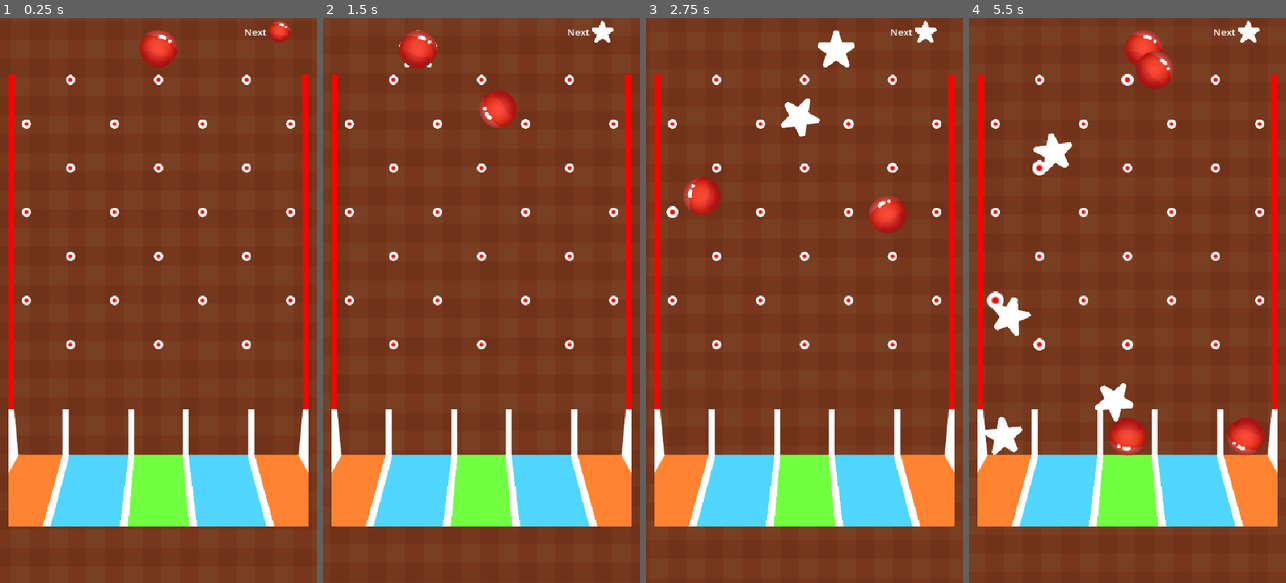
Above: before the commit, frames 1-4 (left to right).
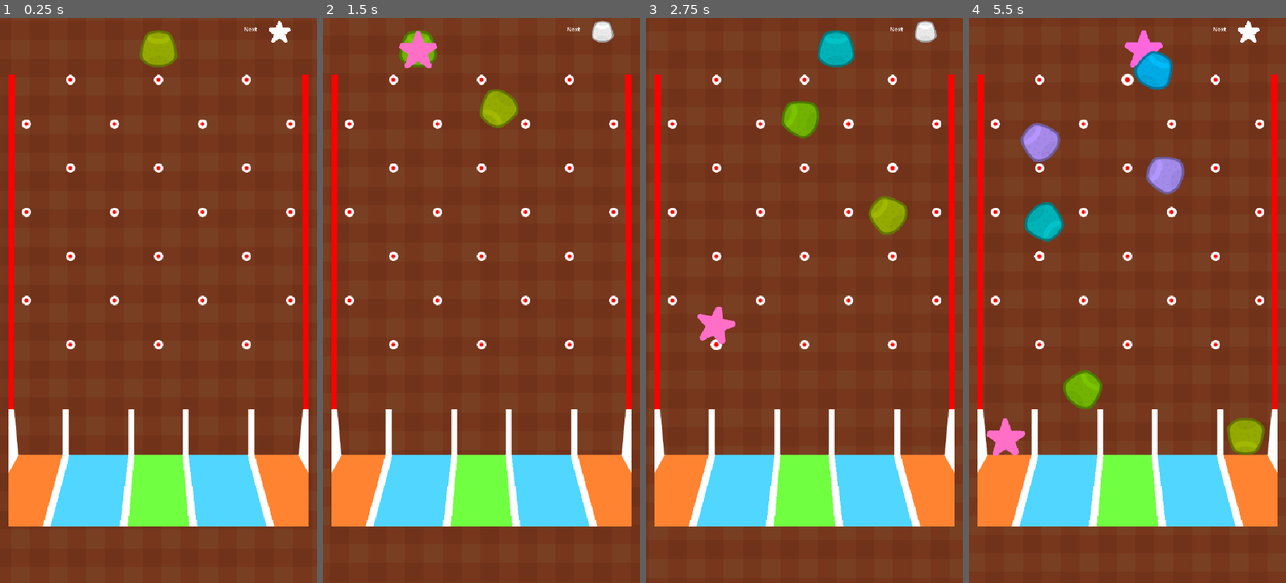
Above: after the commit, the same moments.

Repository: dairycultist/cutie-candy-dropper
Game: Godot game, scene res://scene.tscn
The game is run twice, just before and just after one commit, with the same random seed, the same clock (stepped at 60 frames per second) and the same inputs.
Inputs (mouse positions are in pixels of both pictures, inside the frame that each line leads up to):
- Up to frame 1 (0.25 s): no input
- Up to frame 2 (1.5 s): tap Enter at 0.5 s; move the mouse to (551, 272) at 0.52 s; click (551, 272) at 0.6 s; move the mouse to (418, 328) at 1.27 s; click (418, 328) at 1.35 s
- Up to frame 3 (2.75 s): move the mouse to (836, 176) at 2.02 s; click (836, 176) at 2.1 s
- Up to frame 4 (5.5 s): move the mouse to (1111, 413) at 2.77 s; click (1111, 413) at 2.85 s; move the mouse to (1222, 385) at 3.52 s; click (1222, 385) at 3.6 s; move the mouse to (1032, 215) at 4.27 s; click (1032, 215) at 4.35 s; move the mouse to (1143, 300) at 5.02 s; click (1143, 300) at 5.1 s

The runs differ from the first frame. In frame 1, 0.9% of the frame differs, in the area x 44-92%, y 0-9%; in frame 2, 1.5%; in frame 3, 3.3%; in frame 4, 6.9%, in the area x 5-94%, y 1-78%.

Commit message:
Gumdrop texture; color candies

Diff:
--- a/dropper.gd
+++ b/dropper.gd
@@ -2,9 +2,10 @@
 
 @export var candy_scenes: Array[PackedScene]
 
-class CandyInfo:
+class CandyInfo extends Resource:
 	var scene: PackedScene
 	var texture: CompressedTexture2D
+	var modulate: Color
 
 var candy_infos: Array[CandyInfo]
 
@@ -26,7 +27,12 @@
 
 	# create a candy queue
 	for i in range(20):
-		candy_queue.append(candy_infos.pick_random())
+		var base_candy_info = candy_infos.pick_random()
+		var candy_info := CandyInfo.new()
+		candy_info.scene = base_candy_info.scene
+		candy_info.texture = base_candy_info.texture
+		candy_info.modulate = Color.from_ok_hsl(randf(), 1.0, 0.7)
+		candy_queue.append(candy_info)
 
 func _process(_delta: float) -> void:
 
@@ -36,10 +42,13 @@
 			$NextSprite.texture = candy_queue[1].texture
 
 		$PreviewSprite.texture = candy_queue[0].texture
+		$PreviewSprite.modulate = candy_queue[0].modulate
 		$PreviewSprite.global_position.x = get_global_mouse_position().x
 
 		if Input.is_action_just_released("drop"):
 
-			var candy = candy_queue.pop_front().scene.instantiate()
+			var candy_info = candy_queue.pop_front()
+			var candy = candy_info.scene.instantiate()
 			add_child(candy)
 			candy.position = $PreviewSprite.position
+			candy.get_node("Sprite").modulate = candy_info.modulate
--- a/scene.tscn
+++ b/scene.tscn
@@ -84,16 +84,16 @@
 scale = Vector2(0.585, 0.585)
 texture = ExtResource("7_ni31j")
 
-[node name="Label" type="Label" parent="Dropper" unique_id=1745091558]
+[node name="Label" type="Label" parent="Dropper/NextSprite" unique_id=1745091558]
 anchors_preset = 8
 anchor_left = 0.5
 anchor_top = 0.5
 anchor_right = 0.5
 anchor_bottom = 0.5
-offset_left = 146.0
-offset_top = -40.0
-offset_right = 186.0
-offset_bottom = -17.0
+offset_left = -134.56407
+offset_top = -50.803406
+offset_right = -94.56407
+offset_bottom = -27.803406
 grow_horizontal = 2
 grow_vertical = 2
 text = "Next"
Binary file changed: candies/candy_circle.png
